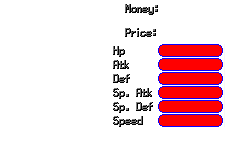
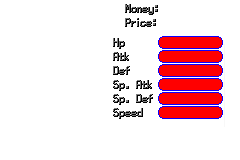
Two versions of the same layered image (w=240, h=160). Layer-by-layer changes:
painted on "Layer 44" over [113, 18, 223, 127]
